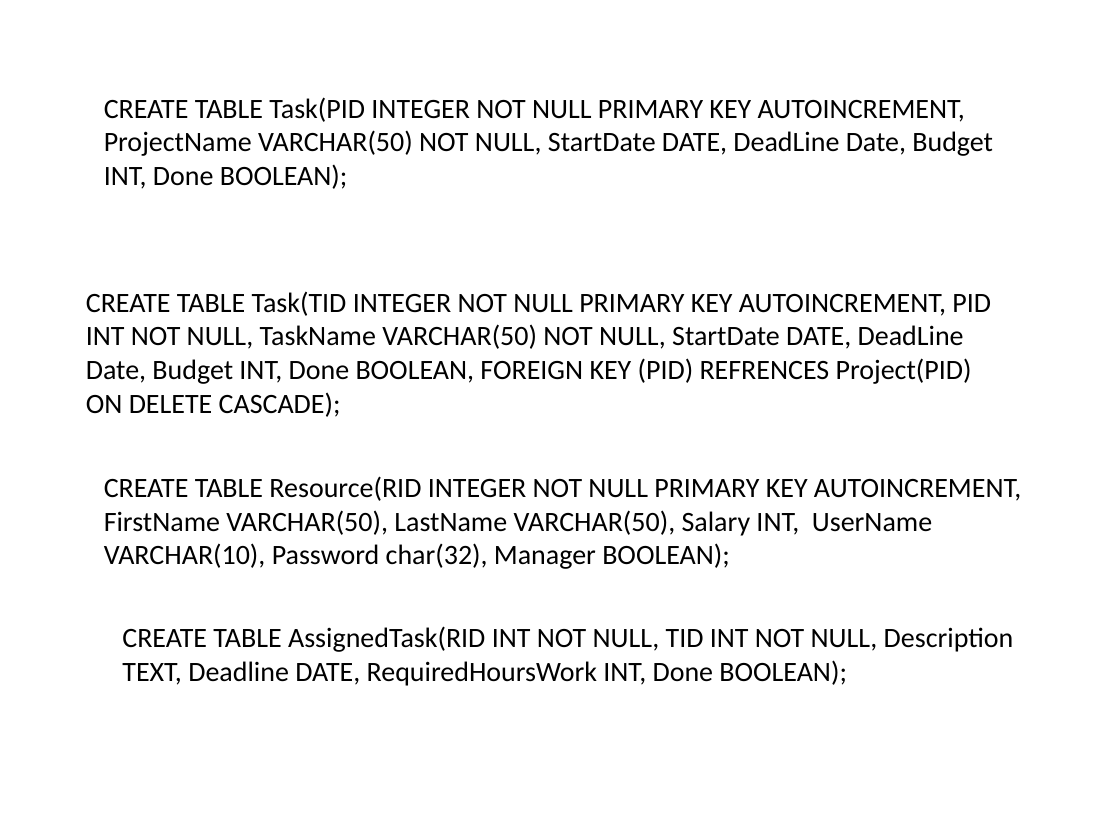
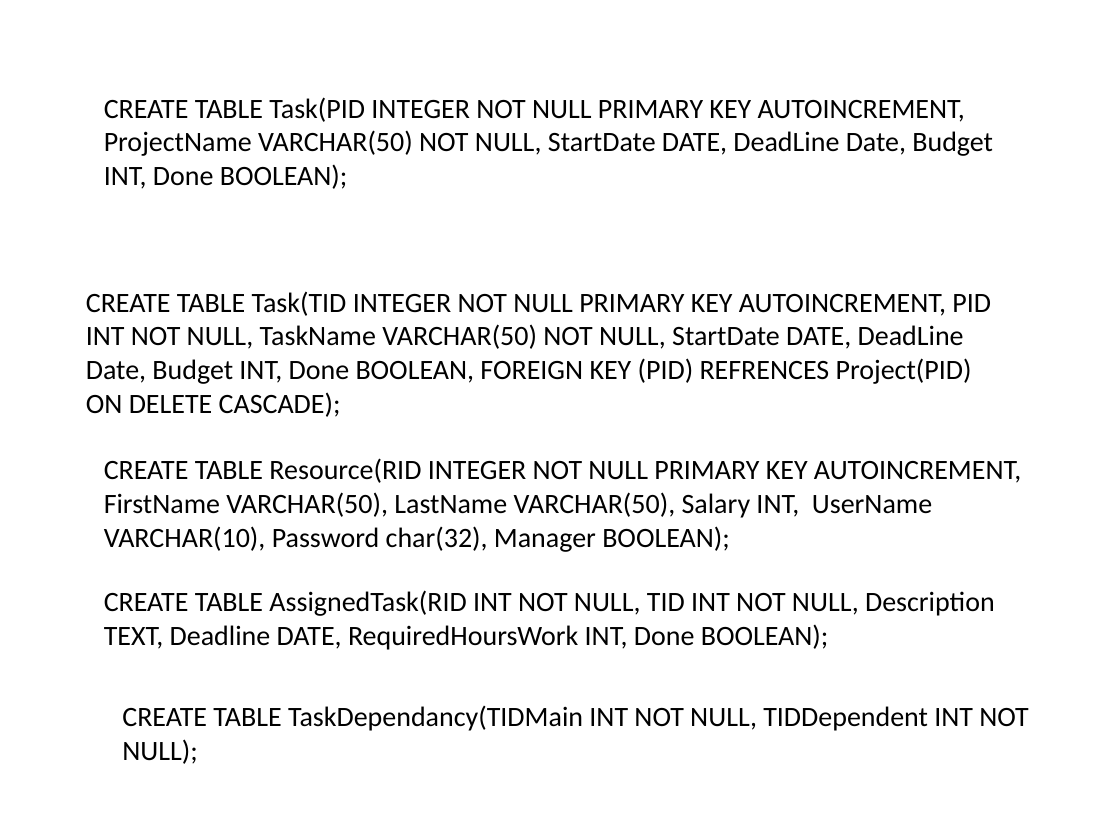
Before and after one commit to sepgroup/sep, a slide deck: slide 3 of Documents/Database_ER_Diagram.pptx. Drawn at 1120x840 pixels with LibreOffice and Linux fonts; fonts in the diff are those of the drawing. Boxes give left, top, right and bottom in pixels: in the first picture for what was removed or moved away, otherwise in the second. Text is boxed around its words. In the diff, an @@ line names an element or a change of style, - is before the commit and + after.

```diff
--- a/Documents/Database_ER_Diagram.pptx
+++ b/Documents/Database_ER_Diagram.pptx
@@ text "CREATE TABLE Resource(RID INTEGER NOT ...": place and size @@
-text "CREATE TABLE Resource(RID INTEGER NOT ..." at bbox=[104, 476, 1021, 569]
+text "CREATE TABLE Resource(RID INTEGER NOT ..." at bbox=[104, 458, 1021, 552]
@@ text "CREATE TABLE AssignedTask(RID INT NOT ...": place and size @@
-text "CREATE TABLE AssignedTask(RID INT NOT ..." at bbox=[122, 626, 1014, 686]
+text "CREATE TABLE AssignedTask(RID INT NOT ..." at bbox=[104, 590, 995, 650]
@@ text added at bbox=[122, 706, 1028, 764], 18 pt, text #000000 @@
+CREATE TABLE TaskDependancy(TIDMain INT NOT NULL, TIDDependent INT NOT NULL);
```
Also in this commit, not shown: 1 other slide changed, 14 other files.
